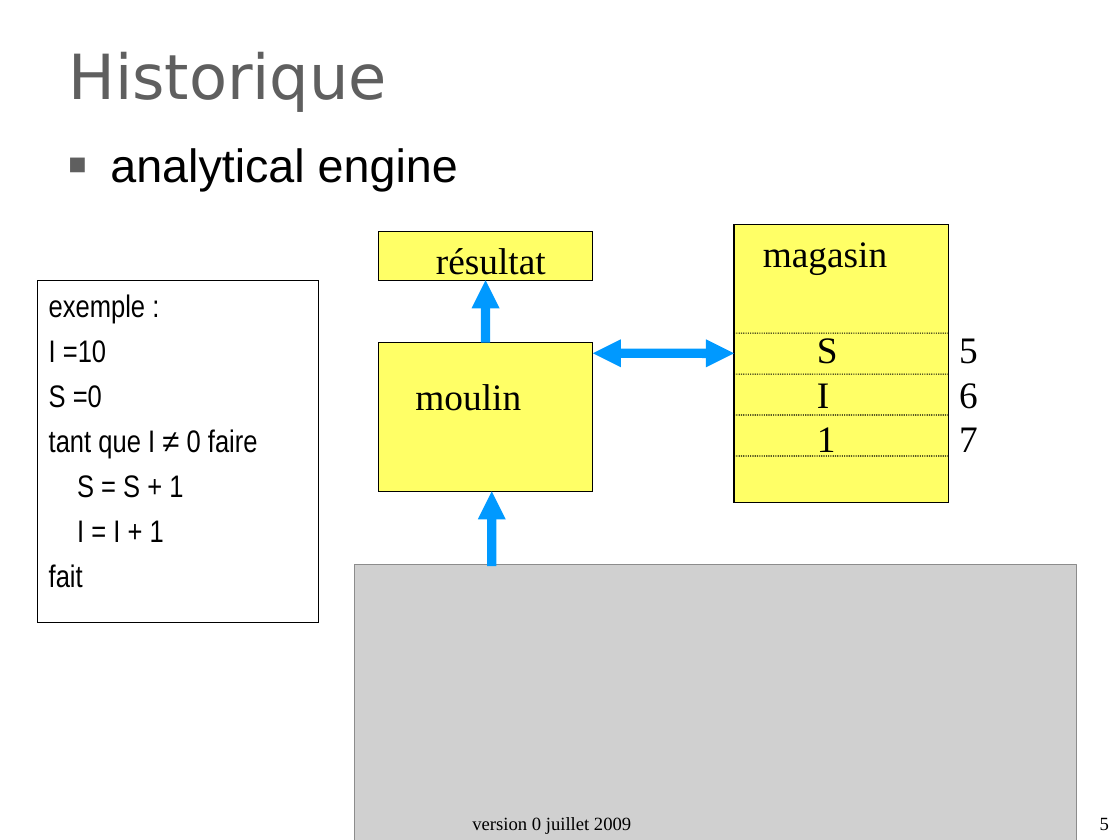
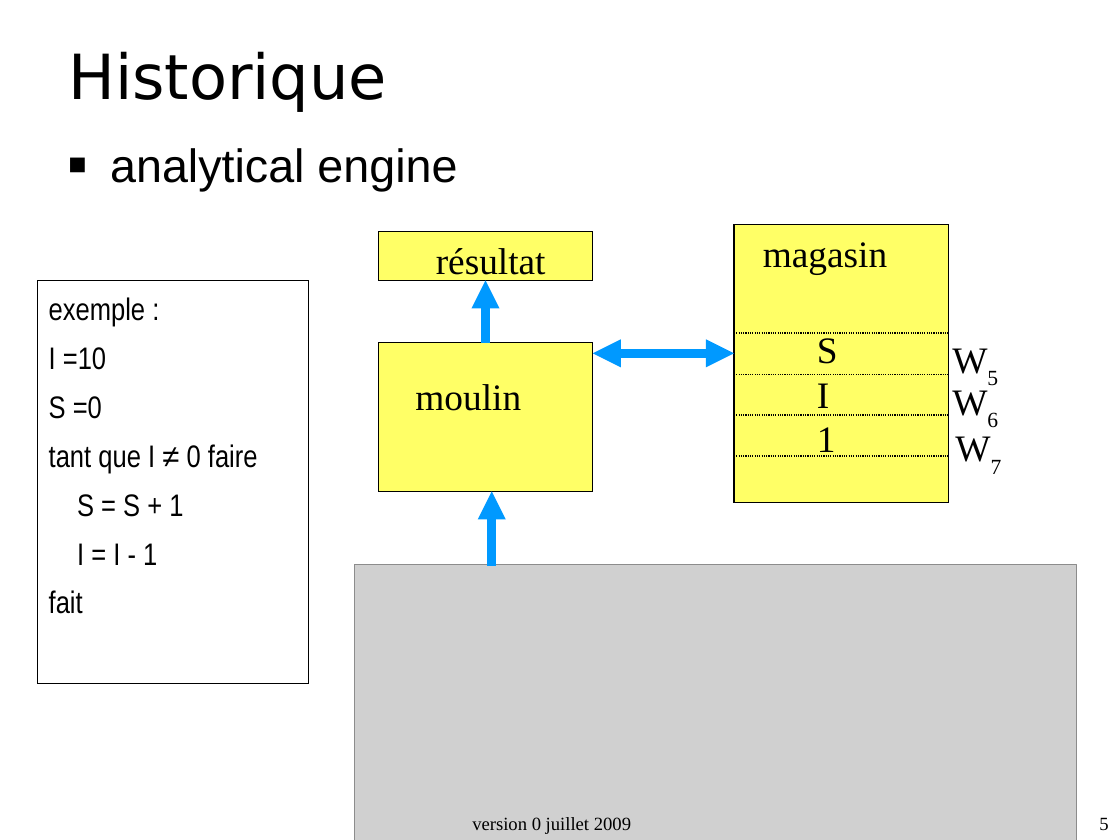
Before and after one commit to duanegris/texts, a slide deck: slide 5 of isi1/slides/2_architecture_machine.ppt. Drawn at 1120x840 pixels with LibreOffice and Linux fonts; fonts in the diff are those of the drawing; grey boxes stand for pictures; background and template pictures are left out. Boxes give left, top, right and bottom in pixels: in the first picture for what was removed or moved away, otherwise in the second. Text is boxed around its words. In the diff, an @@ line names an element or a change of style, - is before the commit and + after.

```diff
--- a/isi1/slides/2_architecture_machine.ppt
+++ b/isi1/slides/2_architecture_machine.ppt
@@ title "Historique" at (x1=68, y1=51, x2=386, y2=112): text colour #5F5F5F to #000000 @@
@@ text "analytical engine" at (x1=110, y1=148, x2=457, y2=192): indent changed; bullet colour #5F5F5F to #000000 @@
@@ rectangle "exemple :" resized from (x1=38, y1=280, x2=319, y2=623) to (x1=38, y1=280, x2=309, y2=683) @@
@@ text in rectangle at (x1=49, y1=297, x2=258, y2=614): indent changed; line spacing 1 to 1.1 @@
@@ line removed from (734, 333) to (949, 333) @@
@@ freeform shape added at (x1=734, y1=333, x2=949, y2=333), fill #FFFF66, outline #000000 0.74 pt dashed @@
@@ text added at (x1=941, y1=330, x2=1014, y2=419), 24 pt, text #000000 @@
+W5
@@ text at (x1=959, y1=338, x2=978, y2=452): text changed @@
-5
-6
-7
+W7
@@ line removed from (734, 374) to (949, 374) @@
@@ freeform shape added at (x1=734, y1=374, x2=949, y2=374), fill #FFFF66, outline #000000 0.74 pt dashed @@
@@ text added at (x1=941, y1=373, x2=1014, y2=441), 24 pt, text #000000 @@
+W6
@@ line removed from (734, 414) to (949, 414) @@
@@ freeform shape added at (x1=734, y1=414, x2=949, y2=414), fill #FFFF66, outline #000000 0.74 pt dashed @@
@@ line removed from (734, 456) to (949, 456) @@
@@ freeform shape added at (x1=734, y1=456, x2=949, y2=456), fill #FFFF66, outline #000000 0.74 pt dashed @@
@@ text in rectangle at (x1=77, y1=543, x2=157, y2=565): text changed @@
-I = I + 1
+I = I - 1
```
Also in this commit, not shown: 33 other slides changed, 1 slide added.
